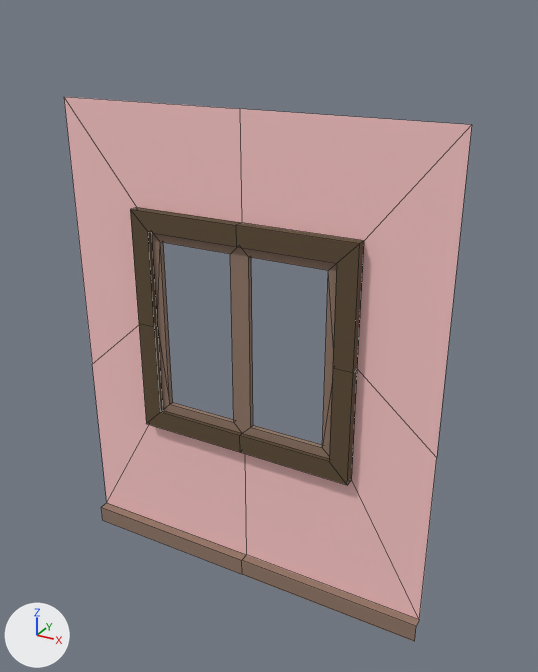
The FBX model Content/Game_Art/FBX/Archi/SM_Fenetre_1_1x2.fbx: old version first, new version second.
Camera for both pictures: a 50 mm camera at (0.71, -1.91, 2.89) aimed at (-0.89, 1.01, 1.44). Arrows for +X, +Y and +Z are at lower left; the lights stay in place. Mesh edges are drawn as thin lines. Where no turn or scale is listed for an object, it has been applied to the vertices.

Objects in the first picture: 'SM_Fenetre_1_1x2'.
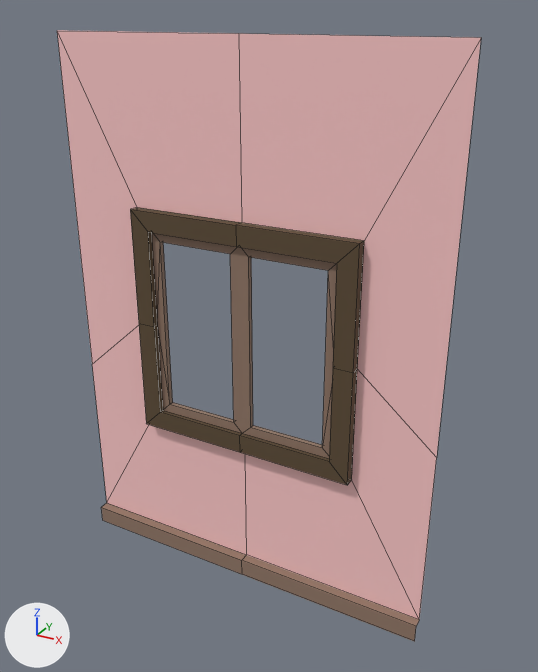
Diff of the bpy script that builds the scene:
```diff
--- a/Content/Game_Art/FBX/Archi/SM_Fenetre_1_1x2.fbx.py
+++ b/Content/Game_Art/FBX/Archi/SM_Fenetre_1_1x2.fbx.py
@@ me_mesh @@
 me_mesh.from_pydata(...)  # 62 vertices, 55 faces; spans x -2.0..0.0, y 0.9..0.95, z 0.0..2.5
 # used by ob_sm_fenetre_1_1x2; location = (0.0, 0.0, 0.0)
 # before: 0 (0.0, 0.95, 2.5) at pixel (471, 124), 1 (-2.0, 0.95, 2.5) at pixel (63, 96), 8 (-1.0, 0.95, 2.5) at pixel (239, 108)
+# me_mesh part 1
+for i in [0, 1, 8]: me_mesh.vertices[i].co += Vector((0.0, 0.0, 0.3))
 me_mesh.materials.append(mat_material__40)
```

Where the change shows, as pixel boxes [x1, y1, x2, y2] in the pictures (538 x 672 px; the box of a moved part takes in the faces that stretch with it):
'SM_Fenetre_1_1x2', reshaped (12% taller)
    before: [64, 97, 472, 642]
    after: [57, 30, 481, 642]
part 1 of me_mesh, moved or reshaped
    before: [64, 97, 472, 458]
    after: [57, 30, 481, 458]
